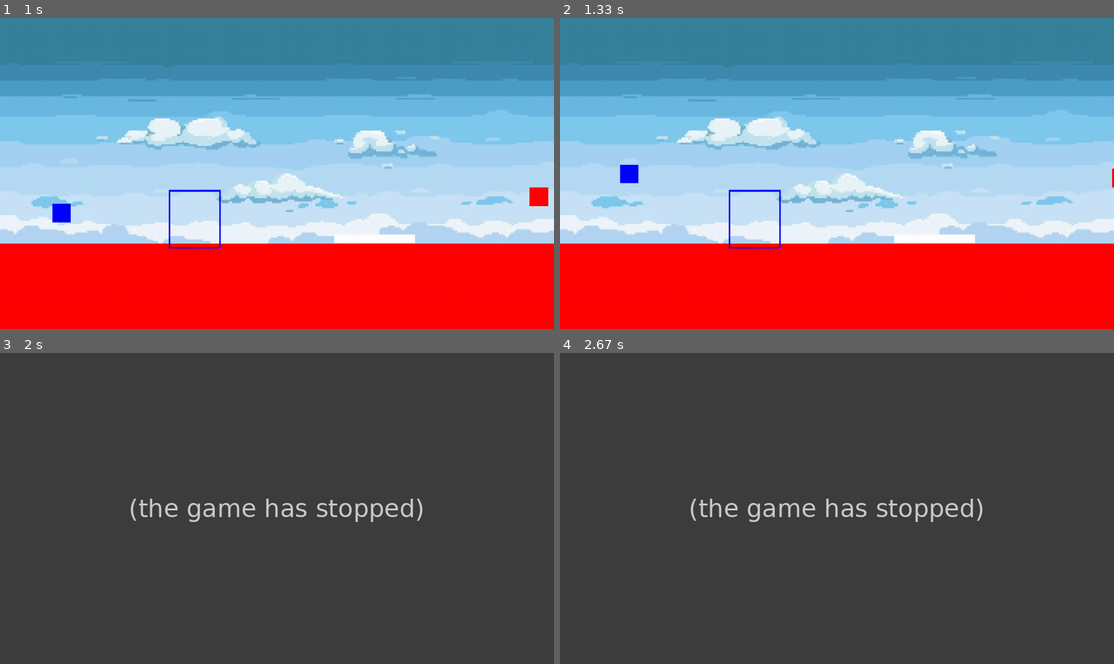
Above: before the commit, frames 1-4 (two rows, left to right).
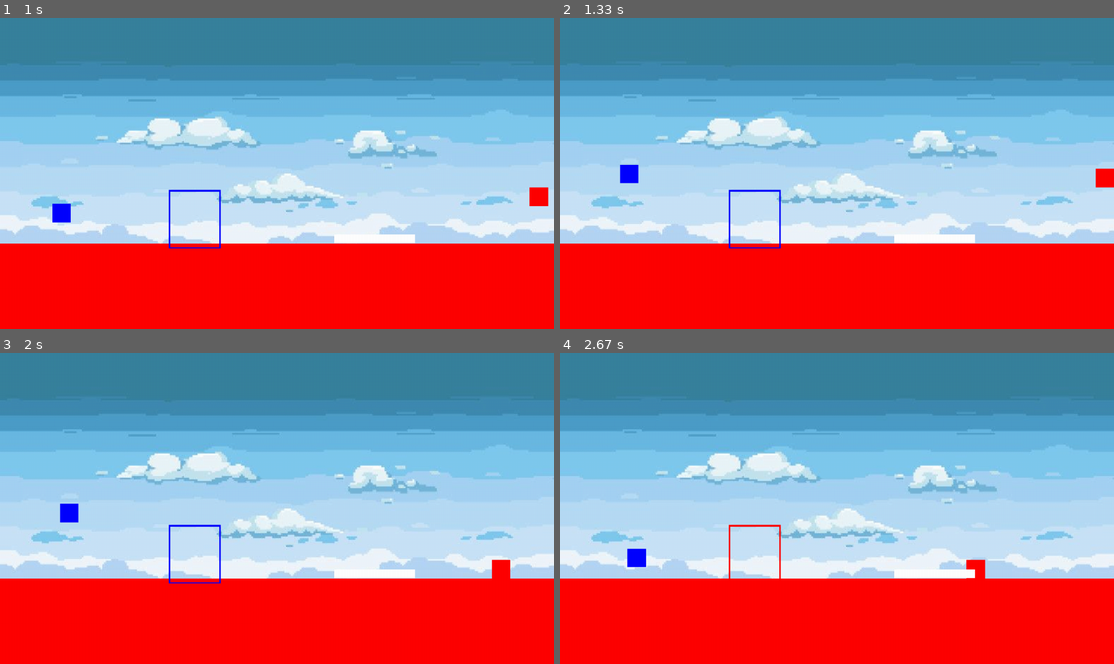
Above: after the commit, the same moments.

Repository: EvannBerthou/PygamePlatformer
Game: pygame game, started from main.py
Two runs of this game, one before a commit and one after it. Both use one fixed random seed, a clock stepped at 60 frames per second and the inputs below.
Inputs:
- Up to frame 1 (1 s): hold Right 0.33-0.8 s; hold Up from 0.83 s (still down); tap Space at 0.9 s; tap D at 0.98 s
- Up to frame 2 (1.33 s): release Up at 1.13 s; hold Right from 1.17 s (still down); tap Space at 1.23 s
- Up to frame 3 (2 s): tap Space at 1.53, 1.73 s; release Right at 1.63 s; hold Left from 1.67 s (still down)
- Up to frame 4 (2.67 s): tap Space at 2.03, 2.3, 2.6 s; release Left at 2.2 s; hold Left 2.23-2.63 s; tap D at 2.38 s

Frame 1 is identical in both runs. In frame 2, 0.2% of the frame differs, in the area x 96-100%, y 48-55%; in frame 3, 100%, in the area x 0-100%, y 0-100%; in frame 4, 100%.
Error before the commit: AttributeError: 'Background' object has no attribute 'on_collision_exit' (Player.py line 43); the game stopped at 1.33 s (later frames are placeholders)

Commit message:
(#149) Clamped player's position to avoid leaving the screen

Diff:
--- a/data/GameObjects/Player.py
+++ b/data/GameObjects/Player.py
@@ -1,5 +1,7 @@
 import pygame
 from pygame.locals import *
+
+from ..utils import clamp
 
 PLAYER_SIZE = 64
 
@@ -27,6 +29,7 @@
     def move(self, dt):
         self.rect.x += self.mvt[0] * dt
         self.rect.y += self.mvt[1] * dt
+        self.rect.x = clamp(self.rect.x, 0, 1920 - PLAYER_SIZE)
 
     def update(self):
         return
--- a/data/utils/__init__.py
+++ b/data/utils/__init__.py
@@ -1 +1,2 @@
 from .SaveManager import *
+from .utils import *
--- /dev/null
+++ b/data/utils/utils.py
@@ -0,0 +1,2 @@
+def clamp(value, min_value, max_value):
+    return max(min_value, min(value, max_value))
